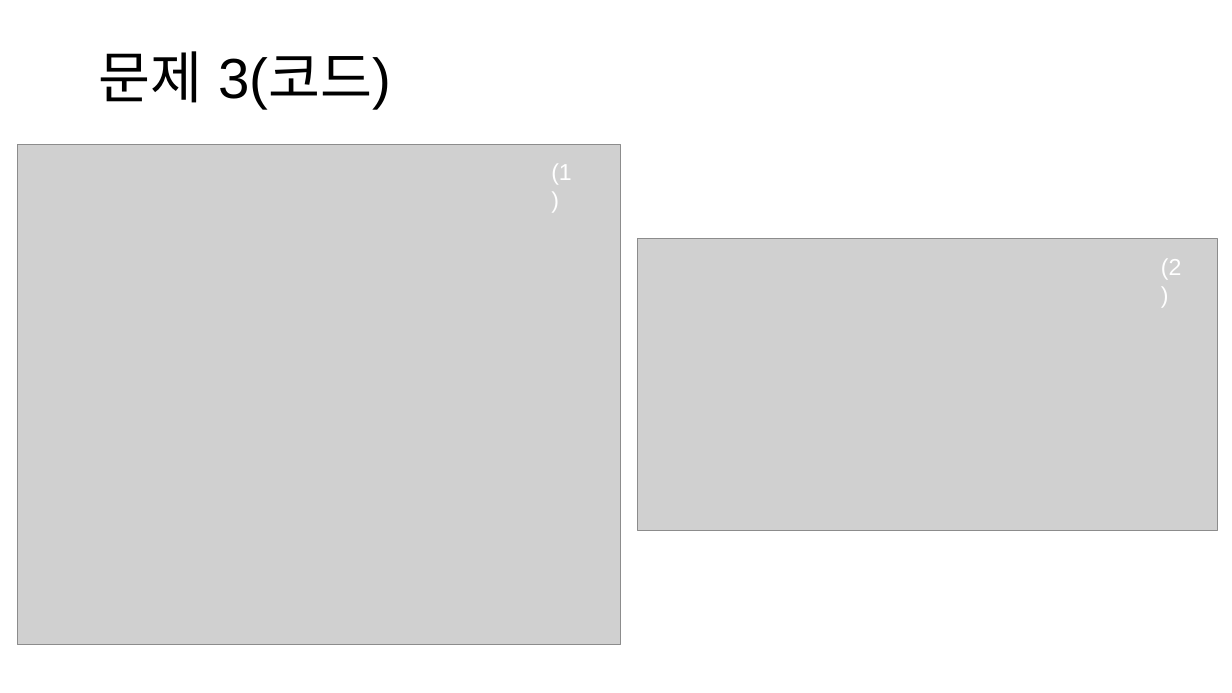
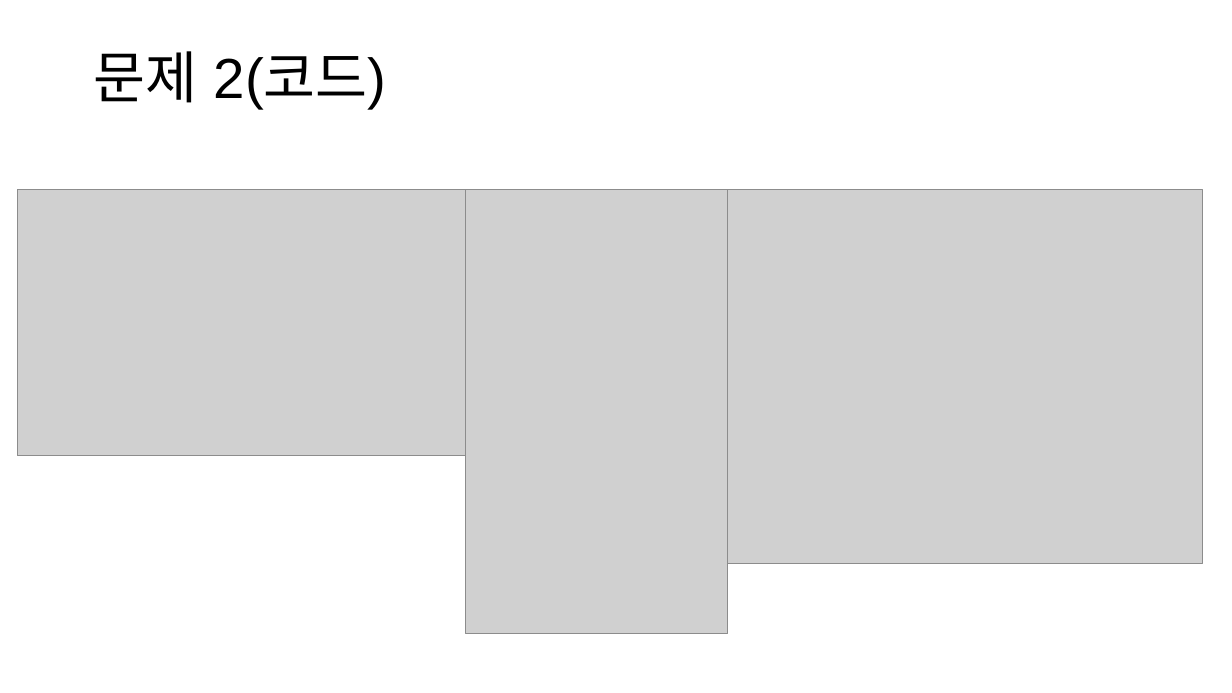
Before and after one commit to JuHyeon-S/21-1-Web-Back-end_Programming, a slide deck: slide 3 of 웹서버_스몰과제10_20185135_서주현.pptx (slide 5 before the commit). Drawn at 1232x693 pixels with LibreOffice and Linux fonts; fonts in the diff are those of the drawing; grey boxes stand for pictures. Boxes give left, top, right and bottom in pixels: in the first picture for what was removed or moved away, otherwise in the second. Text is boxed around its words. In the diff, an @@ line names an element or a change of style, - is before the commit and + after.

```diff
--- a/웹서버_스몰과제10_20185135_서주현.pptx
+++ b/웹서버_스몰과제10_20185135_서주현.pptx
@@ title at bbox=[94, 51, 387, 108]: text changed @@
-문제 3(코드)
+문제 2(코드)
@@ picture removed at bbox=[18, 145, 621, 645] @@
@@ text removed at bbox=[551, 164, 572, 184] @@
-(1)
@@ picture added at bbox=[18, 189, 466, 456] @@
@@ picture added at bbox=[466, 189, 728, 634] @@
@@ picture: place and size @@
-picture at bbox=[638, 239, 1218, 531]
+picture at bbox=[728, 189, 1202, 563]
@@ text removed at bbox=[1161, 259, 1182, 279] @@
-(2)
```
Also in this commit, not shown: 2 other slides changed, 2 slides removed, 4 other files.
